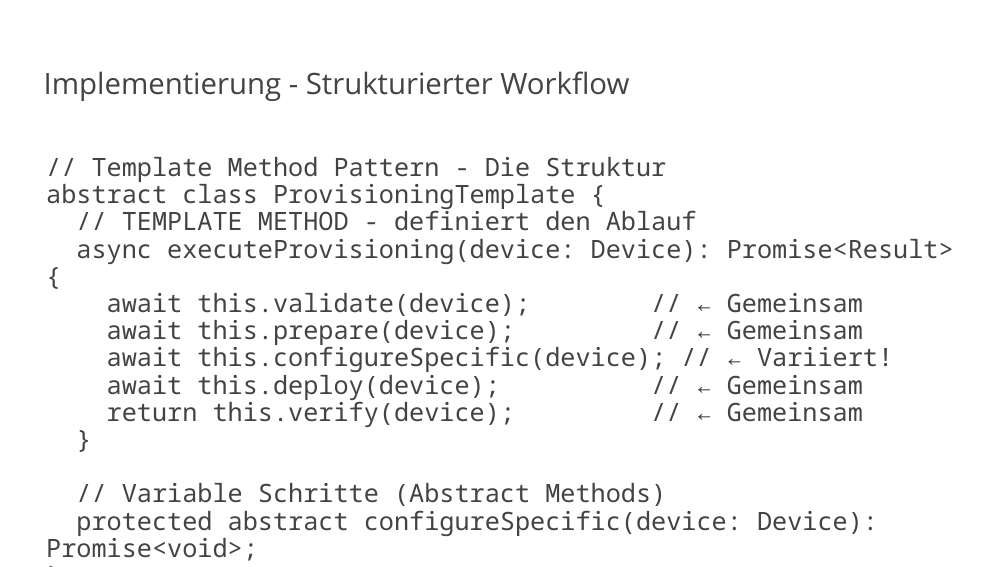
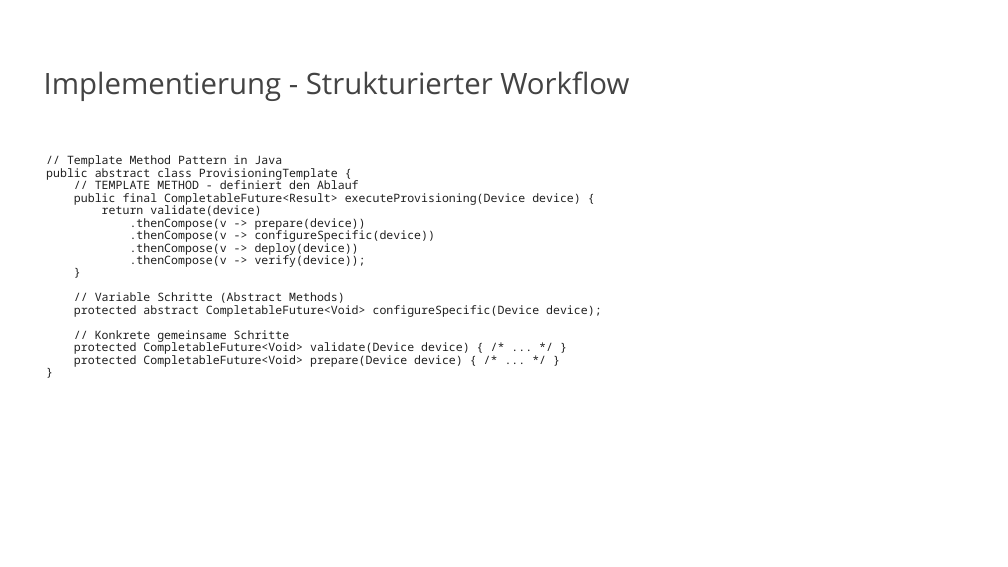
Before and after one commit to vanillacore-net/september-2025-telekom-training, a slide deck: slide 9 of presentations/powerpoint/block3-presentation.pptx. Drawn at 1008x567 pixels with LibreOffice and Linux fonts; fonts in the diff are those of the drawing; background and template pictures are left out. Boxes give left, top, right and bottom in pixels: in the first picture for what was removed or moved away, otherwise in the second. Text is boxed around its words. In the diff, an @@ line names an element or a change of style, - is before the commit and + after.

```diff
--- a/presentations/powerpoint/block3-presentation.pptx
+++ b/presentations/powerpoint/block3-presentation.pptx
@@ text at [46, 155, 602, 367]: text changed; size 24 to 11 pt; text colour #434343 to #1F1F1F @@
-// Template Method Pattern - Die Struktur
-abstract class ProvisioningTemplate {
-// TEMPLATE METHOD - definiert den Ablauf
-async executeProvisioning(device: Device): Promise<Result> {
-await this.validate(device); // ← Gemeinsam
-await this.prepare(device); // ← Gemeinsam
-await this.configureSpecific(device); // ← Variiert!
-await this.deploy(device); // ← Gemeinsam
-return this.verify(device); // ← Gemeinsam
-}
-// Variable Schritte (Abstract Methods)
-protected abstract configureSpecific(device: Device): Promise<void>;
-}
+// Template Method Pattern in Java
+public abstract class ProvisioningTemplate {
+// TEMPLATE METHOD - definiert den Ablauf
+public final CompletableFuture<Result> executeProvisioning(Device device) {
+return validate(device)
+.thenCompose(v -> prepare(device))
+.thenCompose(v -> configureSpecific(device))
+.thenCompose(v -> deploy(device))
+.thenCompose(v -> verify(device));
+}
+// Variable Schritte (Abstract Methods)
+protected abstract CompletableFuture<Void> configureSpecific(Device device);
+// Konkrete gemeinsame Schritte
+protected CompletableFuture<Void> validate(Device device) { /* ... */ }
+protected CompletableFuture<Void> prepare(Device device) { /* ... */ }
+}
```
Also in this commit, not shown: 25 other slides changed, 3 slides added, 4 other files.
